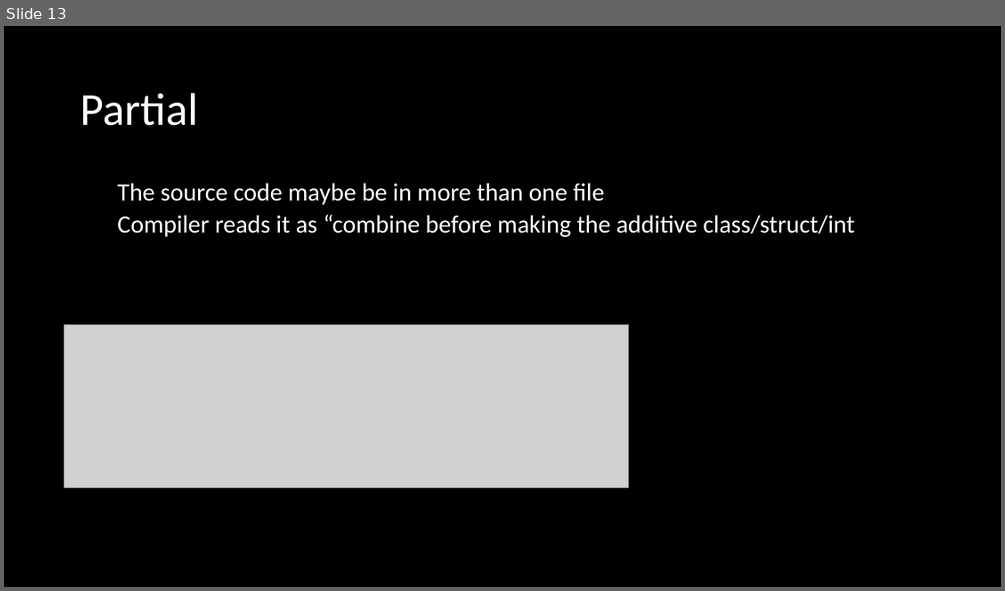
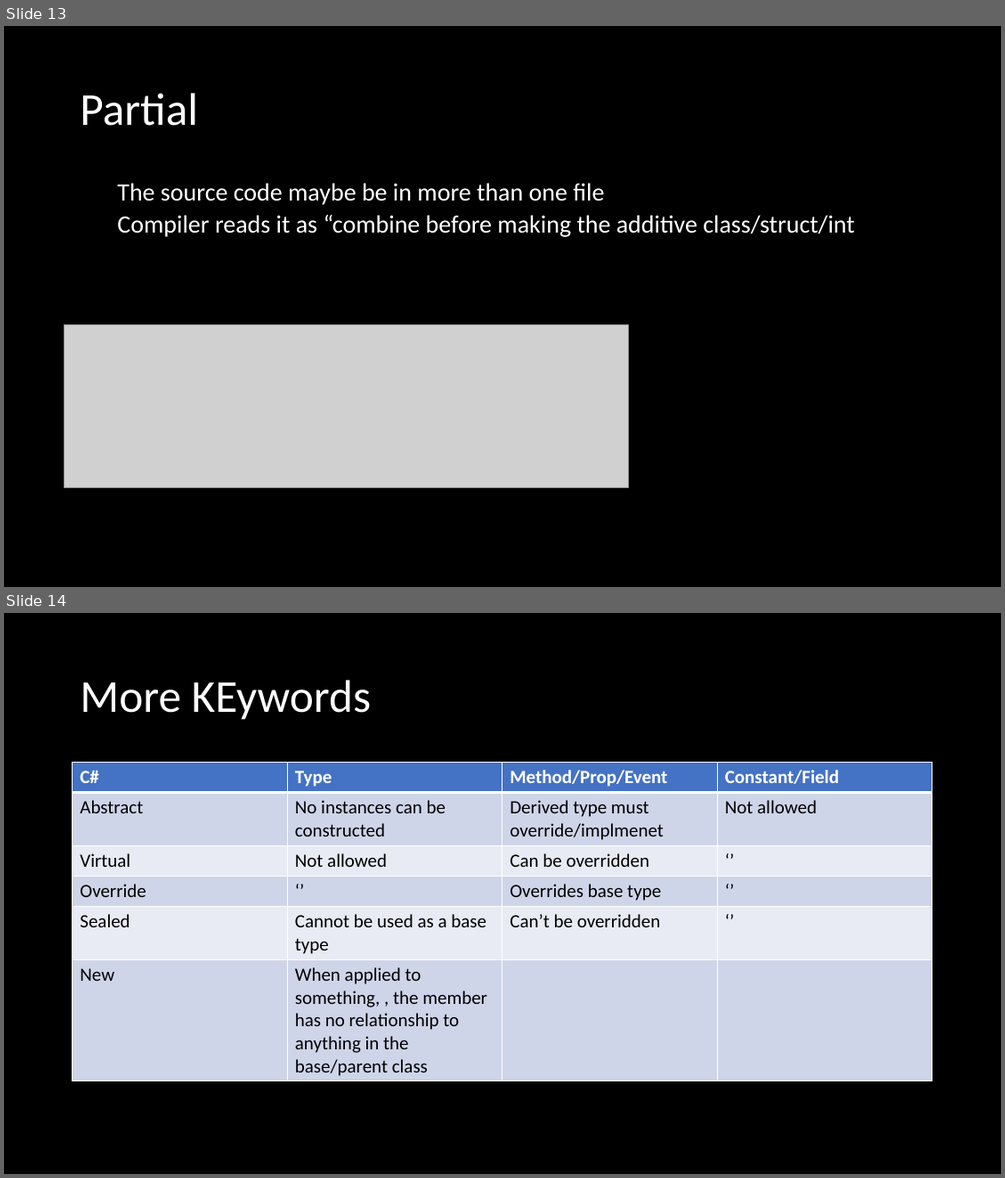
Before and after one commit to microsoft/Flash_University, a slide deck: CLR_via_CSharp/Week4/Ch5,6/Week4.pptx. Shown one above the other, each under a label of ours: slide 13 before the commit, slides 13 and 14 after it. The pictures are 1005x591 and 1005x1178 pixels, drawn with LibreOffice and Linux fonts; fonts in the diff are those of the drawing; grey boxes stand for pictures. Boxes give left, top, right and bottom in pixels: in the first picture for what was removed or moved away, otherwise in the second. Text is boxed around its words. In the diff, an @@ line names an element or a change of style, - is before the commit and + after.

```diff
--- a/CLR_via_CSharp/Week4/Ch5,6/Week4.pptx
+++ b/CLR_via_CSharp/Week4/Ch5,6/Week4.pptx
@@ slide 14 added at box(4, 613, 1001, 1174), background #000000 @@
@@ title added at box(80, 680, 371, 720), 44 pt, text #FFFFFF @@
+More KEywords
@@ table added at box(73, 763, 934, 1079), 6 rows, 4 columns @@
+C# | Type | Method/Prop/Event | Constant/Field
+Abstract | No instances can be constructed | Derived type must override/implmenet | Not allowed
+Virtual | Not allowed | Can be overridden | ‘’
+Override | ‘’ | Overrides base type | ‘’
+Sealed | Cannot be used as a base type | Can’t be overridden | ‘’
+New | When applied to something, , the member has no relationship to anything in the base/parent class |  | 
```
Also in this commit, not shown: 1 slide changed.
